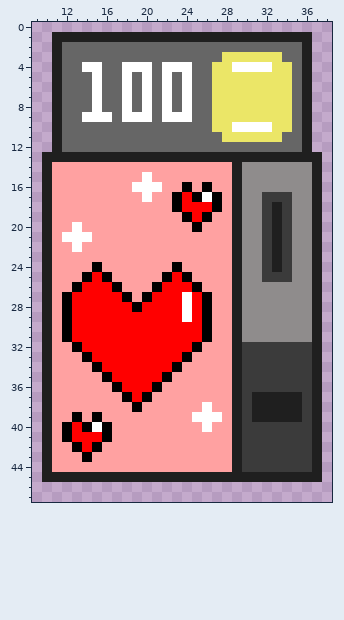
File history of a pixel-art sprite, CrossyRoadCastle/assets/textures/VendingMachine.PNG. The picture above is the old version.
The file is 50x50 pixels. Shown: x 9..38, y 0..47.
And afterwards:
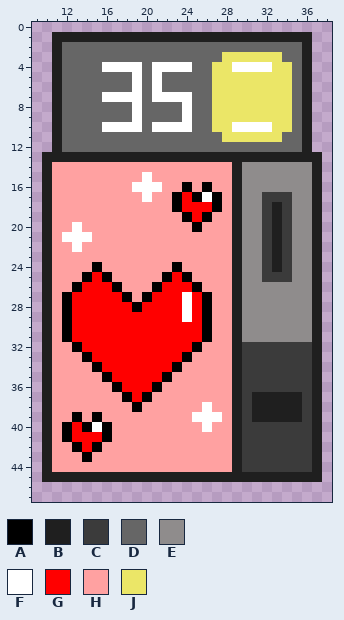
Palette (. is transparent): A #000000  B #1f1f1f  C #3b3b3b  D #666666  E #8f8c8c  F #ffffff  G #ff0000  H #ffa1a1  J #ebe667
Changes in this commit:
@@ x 12..26 @@
  3 DDDDDDDDDDDDDDD
- 4 DDFFDDFFFDFFFDD
- 5 DDDFDDFDFDFDFDD
- 6 DDDFDDFDFDFDFDD
- 7 DDDFDDFDFDFDFDD
- 8 DDDFDDFDFDFDFDD
- 9 DDFFFDFFFDFFFDD
-10 DDDDDDDDDDDDDDD
+ 4 DDDDFFFFDFFFFDD
+ 5 DDDDDDDFDFDDDDD
+ 6 DDDDDDDFDFDDDDD
+ 7 DDDDFFFFDFFFFDD
+ 8 DDDDDDDFDDDDFDD
+ 9 DDDDDDDFDDDDFDD
+10 DDDDFFFFDFFFFDD
 11 DDDDDDDDDDDDDDD
Where, in picture pixels (left, top, right, bottom), the same in both pictures:
changed: (82, 62, 192, 132)
